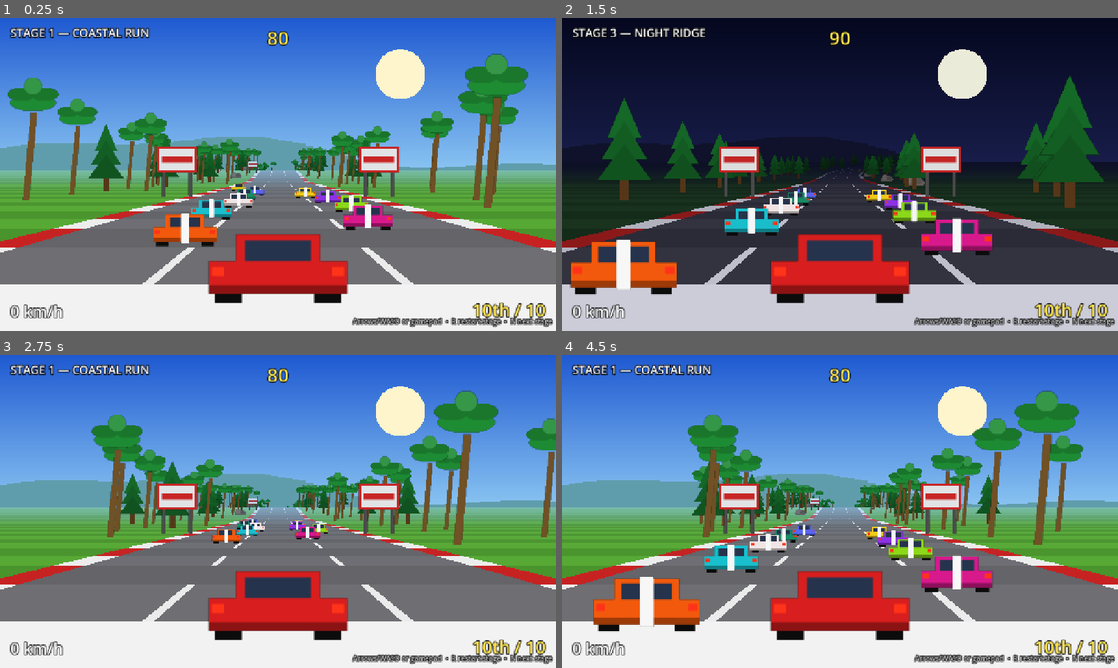
Above: before the commit, frames 1-4 (two rows, left to right).
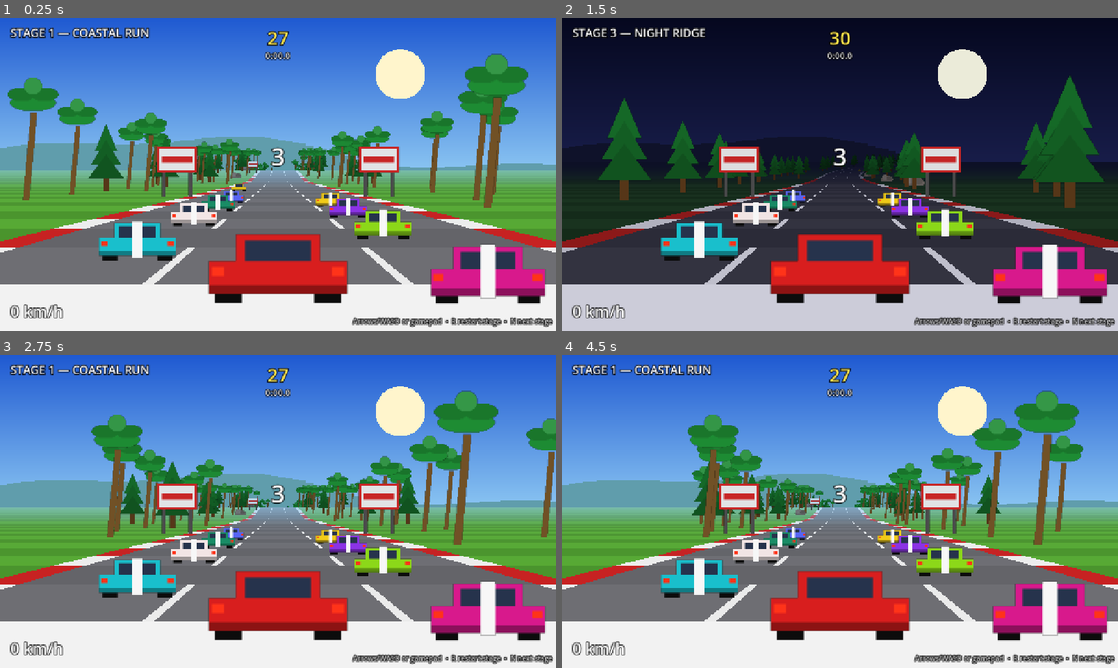
Above: after the commit, the same moments.

Repository: csmallfield/Racer2D
Game: Godot game, scene res://scenes/main.tscn
The game is run twice, just before and just after one commit, with the same random seed, the same clock (stepped at 60 frames per second) and the same inputs.
Inputs:
- Up to frame 1 (0.25 s): no input
- Up to frame 2 (1.5 s): hold D (steer_right) 0.53-1.28 s; tap N (next_level) at 0.6, 1.35 s; hold S (brake) from 1.28 s (still down)
- Up to frame 3 (2.75 s): release S (brake) at 2.03 s; hold D (steer_right) from 2.03 s (still down); tap N (next_level) at 2.1 s
- Up to frame 4 (4.5 s): release D (steer_right) at 2.78 s; hold W (accelerate) 2.78-3.53 s; tap N (next_level) at 2.85, 3.6, 4.35 s; hold A (steer_left) from 3.53 s (still down)

The runs differ from the first frame. In frame 1, 8.1% of the frame differs, in the area x 17-99%, y 4-96%; in frame 2, 9.6%; in frame 3, 7.4%; in frame 4, 11%, in the area x 5-99%, y 4-96%.

Commit message:
added checkpoints

Diff:
--- a/outrun_pseudo3d/scripts/audio_manager.gd
+++ b/outrun_pseudo3d/scripts/audio_manager.gd
@@ -163,6 +163,7 @@
 		var wav := stream as AudioStreamWAV
 		wav.loop_mode = AudioStreamWAV.LOOP_FORWARD
 		wav.loop_begin = 0
+		@warning_ignore("integer_division")  # frame count: exact by construction
 		wav.loop_end = wav.data.size() / _wav_frame_bytes(wav)
 
 
--- a/outrun_pseudo3d/scripts/hud.gd
+++ b/outrun_pseudo3d/scripts/hud.gd
@@ -12,6 +12,9 @@
 var hint_label: Label
 var position_label: Label
 var flash_label: Label
+var race_time_label: Label
+var board_bg: ColorRect
+var board_label: RichTextLabel
 var _flash_t := 0.0
 
 
@@ -28,13 +31,16 @@
 			HORIZONTAL_ALIGNMENT_RIGHT, Color(1, 0.9, 0.3))
 	flash_label = _make_label(Vector2(0, 380), Vector2(1280, 40), 26,
 			HORIZONTAL_ALIGNMENT_CENTER, Color(1, 0.9, 0.3))
+	race_time_label = _make_label(Vector2(0, 72), Vector2(1280, 30), 20,
+			HORIZONTAL_ALIGNMENT_CENTER, Color(1, 1, 1, 0.85))
+	_make_leaderboard()
 	hint_label = _make_label(Vector2(0, 686), Vector2(1272, 30), 16,
 			HORIZONTAL_ALIGNMENT_RIGHT, Color(1, 1, 1, 0.7))
 	hint_label.text = "Arrows/WASD or gamepad  •  R restart stage  •  N next stage"
 
 
 func _make_label(pos: Vector2, size: Vector2, font_size: int,
-		align: int, color: Color) -> Label:
+		align: HorizontalAlignment, color: Color) -> Label:
 	var l := Label.new()
 	l.position = pos
 	l.size = size
@@ -89,3 +95,54 @@
 			2: suffix = "nd"
 			3: suffix = "rd"
 	return "%d%s" % [n, suffix]
+
+
+func _make_leaderboard() -> void:
+	board_bg = ColorRect.new()
+	board_bg.position = Vector2(390, 120)
+	board_bg.size = Vector2(500, 480)
+	board_bg.color = Color(0.02, 0.02, 0.06, 0.82)
+	board_bg.visible = false
+	add_child(board_bg)
+	board_label = RichTextLabel.new()
+	board_label.position = Vector2(410, 136)
+	board_label.size = Vector2(460, 452)
+	board_label.bbcode_enabled = true
+	board_label.scroll_active = false
+	board_label.add_theme_font_size_override("normal_font_size", 24)
+	board_label.add_theme_font_size_override("bold_font_size", 24)
+	board_label.visible = false
+	add_child(board_label)
+
+
+## entries: sorted array of {name, time, is_player}; the player row is
+## highlighted. Shown until hide_leaderboard().
+func show_leaderboard(entries: Array, title: String = "RACE RESULTS") -> void:
+	var rows := "[center][b]%s[/b]\n\n[/center]" % title
+	rows += "[table=3]"
+	for i in range(entries.size()):
+		var e: Dictionary = entries[i]
+		var open_tag := "[color=#ffd24d]" if bool(e.is_player) else "[color=#e8e8e8]"
+		rows += "[cell]%s %s  [/color][/cell]" % [open_tag, ordinal(i + 1)]
+		rows += "[cell]%s %s  [/color][/cell]" % [open_tag, String(e.name)]
+		rows += "[cell]%s%s[/color][/cell]" % [open_tag, format_time(float(e.time))]
+	rows += "[/table]"
+	rows += "\n[center][color=#aaaaaa]accelerate to continue[/color][/center]"
+	board_label.text = rows
+	board_bg.visible = true
+	board_label.visible = true
+
+
+func hide_leaderboard() -> void:
+	board_bg.visible = false
+	board_label.visible = false
+
+
+func set_race_time(t: float) -> void:
+	race_time_label.text = format_time(t)
+
+
+static func format_time(t: float) -> String:
+	var m := int(t / 60.0)
+	var sec := fmod(t, 60.0)
+	return "%d:%04.1f" % [m, sec]
--- a/outrun_pseudo3d/scripts/main.gd
+++ b/outrun_pseudo3d/scripts/main.gd
@@ -3,10 +3,9 @@
 ## (player update, traffic, collisions, timer, stage progression).
 
 const LEVELS_DIR := "res://scripts/levels"
-const STAGE_CLEAR_DELAY := 3.0
 const AI_LOOKAHEAD := 20        # segments traffic scans ahead for avoidance
 
-enum State { RUNNING, STAGE_CLEAR, GAME_OVER }
+enum State { COUNTDOWN, RUNNING, STAGE_CLEAR, GAME_OVER }
 
 var level_paths: Array = []
 var level_index := 0
@@ -21,7 +20,12 @@
 
 var state: State = State.RUNNING
 var time_left := 0.0
-var state_timer := 0.0
+var countdown_t := 0.0          # 3..0 pre-race countdown
+var _last_count := -1           # last whole second announced in the countdown
+var race_time := 0.0            # overall race clock, counts up while RUNNING
+var section_time := 0.0         # timer grant per checkpoint section
+var cp_zs: Array[float] = []    # checkpoint z positions on the track
+var player_next_cp := 0         # index of the player's next checkpoint
 var _last_beep_second := -1     # last whole second a time_warning beep fired
 
 
@@ -67,18 +71,50 @@
 	level.build(track)
 	track.finalize()
 
+	cp_zs = track.mark_checkpoints(level.checkpoint_count)
+	section_time = level.time_limit / float(level.checkpoint_count + 1)
+	player_next_cp = 0
+	race_time = 0.0
+
 	player = PlayerCar.new()
 	_spawn_traffic()
 	rivals = RivalManager.new()
 	rivals.spawn(self, level.rival_count)
 
-	time_left = level.time_limit
-	state = State.RUNNING
+	time_left = section_time
+	state = State.COUNTDOWN
+	countdown_t = 3.0
+	_last_count = -1
 	_last_beep_second = -1
 	hud.set_stage(level.level_name)
 	hud.set_message("")
+	hud.hide_leaderboard()
+	hud.set_race_time(0.0)
 	Audio.stop_engine()
 	Audio.play_music(level.music)
+
+
+## Player checkpoint crossing: extend the section timer (leftover time
+## carries over, OutRun style) and flash the delta to the fastest rival
+## through the same checkpoint.
+func _check_player_checkpoint(prev_z: float) -> void:
+	if player_next_cp >= cp_zs.size():
+		return
+	var cp_z := cp_zs[player_next_cp]
+	if prev_z < cp_z and player.position_z >= cp_z:
+		time_left += section_time
+		_last_beep_second = -1
+		Audio.play("checkpoint")
+		var leader_t: float = rivals.leader_cp_times[player_next_cp]
+		if leader_t < 0.0:
+			hud.set_flash("CHECKPOINT — LEADER!")
+		else:
+			var delta := race_time - leader_t
+			var sign_str := "+" if delta >= 0.0 else "-"
+			var ad := absf(delta)
+			hud.set_flash("CHECKPOINT  %s%02d:%02d"
+					% [sign_str, int(ad / 60.0), int(ad) % 60])
+		player_next_cp += 1
 
 
 func _spawn_traffic() -> void:
@@ -117,12 +153,13 @@
 		return
 
 	match state:
+		State.COUNTDOWN:
+			_countdown_frame(dt)
 		State.RUNNING:
 			_run_frame(dt)
 		State.STAGE_CLEAR:
 			_coast_frame(dt, PlayerCar.MAX_SPEED * 0.35)
-			state_timer -= dt
-			if state_timer <= 0.0:
+			if Input.is_action_just_pressed("accelerate"):
 				_load_level(level_index + 1)
 		State.GAME_OVER:
 			_coast_frame(dt, 0.0)
@@ -131,8 +168,31 @@
 	hud.set_time(time_left)
 
 
+## Pre-race: racers held on the grid, traffic ambling, big 3-2-1 center
+## stage. RUNNING (and the race clock) begins on GO.
+func _countdown_frame(dt: float) -> void:
+	countdown_t -= dt
+	_update_traffic(dt)
+	_scroll_background(dt)
+	Audio.update_engine(0.0, false)
+	var whole := int(ceilf(countdown_t))
+	if countdown_t <= 0.0:
+		state = State.RUNNING
+		hud.set_message("")
+		hud.set_flash("GO!")
+		Audio.play("countdown_go")
+	elif whole != _last_count:
+		_last_count = whole
+		hud.set_message(str(whole))
+		Audio.play("countdown_beep")
+
+
 func _run_frame(dt: float) -> void:
+	race_time += dt
+	hud.set_race_time(race_time)
+	var prev_z := player.position_z
 	var crossed := player.update(dt, self)
+	_check_player_checkpoint(prev_z)
 	_update_traffic(dt)
 	rivals.update(dt, self)
 	for e in rivals.events:
@@ -151,9 +211,14 @@
 
 	if crossed:
 		state = State.STAGE_CLEAR
-		state_timer = STAGE_CLEAR_DELAY
-		var final_rank := rivals.player_rank(player.position_z)
-		hud.set_message("FINISHED %s of %d!"
+		var entries: Array = rivals.board_entries(race_time, track.track_length())
+		var final_rank := 1
+		for i in range(entries.size()):
+			if bool(entries[i].is_player):
+				final_rank = i + 1
+				break
+		hud.set_message("")
+		hud.show_leaderboard(entries, "FINISHED %s of %d"
 				% [HudLayer.ordinal(final_rank), rivals.total_racers()])
 		Audio.play("stage_clear")
 	elif time_left <= 0.0:
--- a/outrun_pseudo3d/scripts/rivals.gd
+++ b/outrun_pseudo3d/scripts/rivals.gd
@@ -27,12 +27,12 @@
 const GRID_GAP := 500.0           # world units between grid slots at the start
 const CRUISE_MIN := 0.80          # slowest rival cruise, fraction of MAX_SPEED
 const CRUISE_MAX := 0.96          # fastest rival cruise
-const START_SPEED_FACTOR := 0.5   # rolling start: pack begins at half cruise
 const CURVE_SLOWDOWN := 0.045     # cruise loss per unit of curve severity
 const CURVE_SLOWDOWN_CAP := 0.32
 const APEX_BIAS := 0.08           # how far rivals cut toward a curve's inside
 const LATERAL_SPEED := 1.0        # lane-keeping drift, road-halves per second
-const DODGE_GAIN := 1.4           # rivals dodge harder than ambient traffic
+const DODGE_COMMIT := 0.5         # seconds a rival commits to a dodge direction
+const DODGE_RATE := 1.3           # committed dodge drift, road-halves/s at full speed
 const ACCEL := PlayerCar.MAX_SPEED / 4.0
 const RUBBER_RANGE := 15000.0     # gap beyond which rubber-banding kicks in
 const RUBBER_AHEAD := 0.93        # leaders ease off
@@ -44,6 +44,7 @@
 
 var rivals: Array = []
 var events: Array[String] = []    # overtake messages, consumed by main each frame
+var leader_cp_times: Array[float] = []   # best rival time at each checkpoint
 
 
 # === LIFECYCLE ===
@@ -52,6 +53,10 @@
 ## and races through the pack, Road Rash style.
 func spawn(main: Node2D, count: int) -> void:
 	rivals.clear()
+	leader_cp_times.clear()
+	var cp_count: int = main.cp_zs.size()
+	for k in range(cp_count):
+		leader_cp_times.append(-1.0)
 	var n := clampi(count, 1, NAMES.size())
 	for i in range(n):
 		var t := float(i) / float(maxi(1, n - 1))
@@ -62,9 +67,13 @@
 			"z": GRID_GAP * float(i + 1),
 			"offset": -0.45 if i % 2 == 0 else 0.45,
 			"lane": randf_range(0.25, 0.55) * (-1.0 if i % 2 == 0 else 1.0),
-			"speed": base * START_SPEED_FACTOR,
+			"speed": 0.0,          # standing start behind the countdown
 			"base_speed": base,
 			"bonk_t": 0.0,
+			"dodge_dir": 0.0,      # committed dodge direction (hysteresis)
+			"dodge_t": 0.0,        # time remaining on the commitment
+			"next_cp": 0,          # index of the next checkpoint to cross
+			"finish_time": -1.0,   # race clock at the finish line, -1 = racing
 			"was_ahead": true,
 			"finished": false,
 		}
@@ -106,10 +115,21 @@
 
 		r.speed = move_toward(float(r.speed), target, ACCEL * dt)
 
-		# --- Steering: dodge obstacles, otherwise run the racing line. ---
+		# --- Steering: dodge obstacles, otherwise run the racing line.
+		# Dodges are COMMITTED: the first dodge signal latches a direction
+		# for DODGE_COMMIT seconds, refreshed by same-direction signals and
+		# deaf to opposite ones. Without this, per-frame dodge impulses
+		# alternate with lane-keeping pulling back toward the obstacle and
+		# the rival vibrates instead of swerving. ---
 		var dodge: float = main._car_steer(r, old_seg, player_seg, player_w)
-		if absf(dodge) > 0.0001:
-			r.offset = float(r.offset) + dodge * dt * 60.0 * DODGE_GAIN
+		if absf(dodge) > 0.0001 \
+				and (float(r.dodge_t) <= 0.0 or signf(dodge) == float(r.dodge_dir)):
+			r.dodge_dir = signf(dodge)
+			r.dodge_t = DODGE_COMMIT
+		if float(r.dodge_t) > 0.0:
+			r.dodge_t = float(r.dodge_t) - dt
+			r.offset = float(r.offset) + float(r.dodge_dir) * DODGE_RATE * dt \
+					* (float(r.speed) / PlayerCar.MAX_SPEED)
 		else:
 			var apex: float = clampf(
 					float(r.lane) - float(old_seg.curve) * APEX_BIAS, -0.85, 0.85)
@@ -143,8 +163,16 @@
 					r.bonk_t = BONK_COOLDOWN
 					break
 
+		# --- Checkpoint and finish times (race clock read from main). ---
+		var cp_zs: Array[float] = main.cp_zs
+		while int(r.next_cp) < cp_zs.size() and float(r.z) >= cp_zs[int(r.next_cp)]:
+			var k: int = int(r.next_cp)
+			if leader_cp_times[k] < 0.0 or float(main.race_time) < leader_cp_times[k]:
+				leader_cp_times[k] = float(main.race_time)
+			r.next_cp = k + 1
 		if not bool(r.finished) and float(r.z) >= track_len:
 			r.finished = true
+			r.finish_time = float(main.race_time)
 
 		# --- Overtake events (only when it happens in your mirrors). ---
 		var ahead := float(r.z) > player.position_z
@@ -174,3 +202,22 @@
 		percent: float = 1.0) -> bool:
 	var half := percent * 0.5
 	return not (x1 + w1 * half < x2 - w2 * half or x1 - w1 * half > x2 + w2 * half)
+
+
+## Final results at the moment the player crosses the line: finished rivals
+## use their recorded times; still-racing rivals get a projected finish
+## (remaining distance at a stabilized speed — arcade-honest, and it keeps
+## the board consistent with track positions). Sorted by time; the caller
+## finds the player row for rank and highlighting.
+func board_entries(player_time: float, track_len: float) -> Array:
+	var entries: Array = [
+		{"name": "YOU", "time": player_time, "is_player": true},
+	]
+	for r in rivals:
+		var t: float = float(r.finish_time)
+		if t < 0.0:
+			var proj_speed: float = maxf(float(r.speed), float(r.base_speed) * 0.8)
+			t = player_time + (track_len - float(r.z)) / proj_speed
+		entries.append({"name": r.name, "time": t, "is_player": false})
+	entries.sort_custom(func(a, b): return float(a.time) < float(b.time))
+	return entries
--- a/outrun_pseudo3d/scripts/road_renderer.gd
+++ b/outrun_pseudo3d/scripts/road_renderer.gd
@@ -165,6 +165,9 @@
 	elif seg.special == "finish":
 		road = th.finish
 		rumble = th.finish
+	elif seg.special == "checkpoint":
+		road = th.checkpoint if th.has("checkpoint") else th.start
+		rumble = th.checkpoint if th.has("checkpoint") else th.start
 	var fogc: Color = th.fog
 	grass = grass.lerp(fogc, fog)
 	road = road.lerp(fogc, fog)
--- a/outrun_pseudo3d/scripts/track_builder.gd
+++ b/outrun_pseudo3d/scripts/track_builder.gd
@@ -149,6 +149,20 @@
 		i += step
 
 
+## Paint checkpoint stripes across the road at `count` evenly spaced points
+## and return their z positions (used for timer extensions and time deltas).
+## Call after finalize().
+func mark_checkpoints(count: int) -> Array[float]:
+	var zs: Array[float] = []
+	for k in range(1, count + 1):
+		var idx := int(float(segments.size()) * float(k) / float(count + 1))
+		zs.append(float(idx) * SEGMENT_LENGTH)
+		for i in range(idx, mini(idx + RUMBLE_LENGTH * 2, segments.size())):
+			if segments[i].special == "":
+				segments[i].special = "checkpoint"
+	return zs
+
+
 ## Call after build() to mark start/finish stripes.
 func finalize() -> void:
 	if segments.size() < 20:
--- a/outrun_pseudo3d/scripts/track_level.gd
+++ b/outrun_pseudo3d/scripts/track_level.gd
@@ -12,9 +12,10 @@
 ## in filename order, so prefix files with numbers (level_01_..., level_02_...).
 
 var level_name := "UNNAMED STAGE"
-var time_limit := 70.0       # seconds to reach the finish line
+var time_limit := 70.0       # total seconds, split evenly per checkpoint section
 var traffic_count := 10      # number of NPC cars on the track
 var rival_count := 9         # AI opponents racing you (max 9); rank shows N+1 total
+var checkpoint_count := 2    # evenly spaced; time_limit is split across sections
 var music := ""              # sound name in assets/audio/, e.g. "music_coastal"
 
 ## Colors used by the renderer. Override any/all of these per level.
Not shown, changed: outrun_pseudo3d/MANIFEST.md
Not shown, changed: outrun_pseudo3d/README.md
Not shown, changed: outrun_pseudo3d/assets/audio/SOUNDS.md
